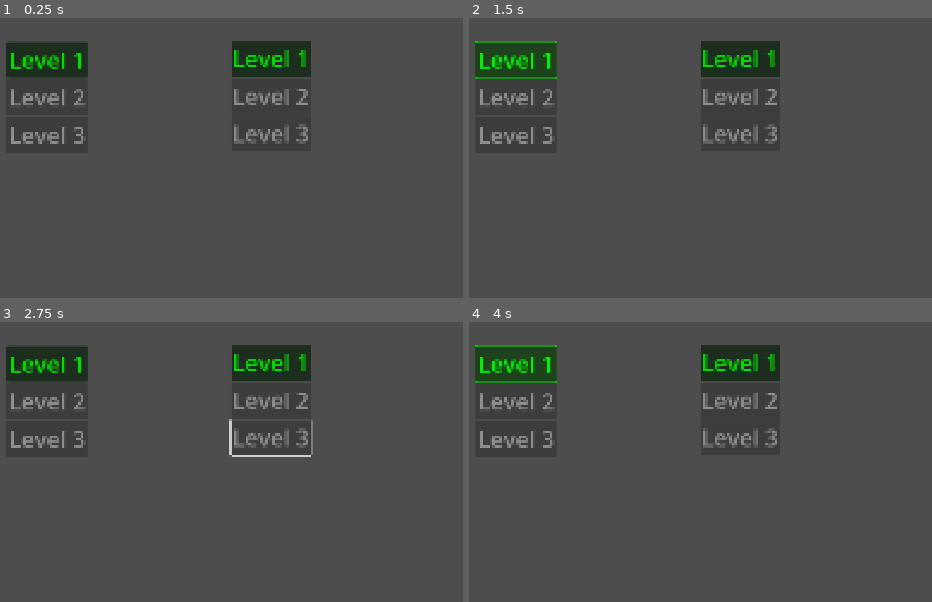
Above: before the commit, frames 1-4 (two rows, left to right).
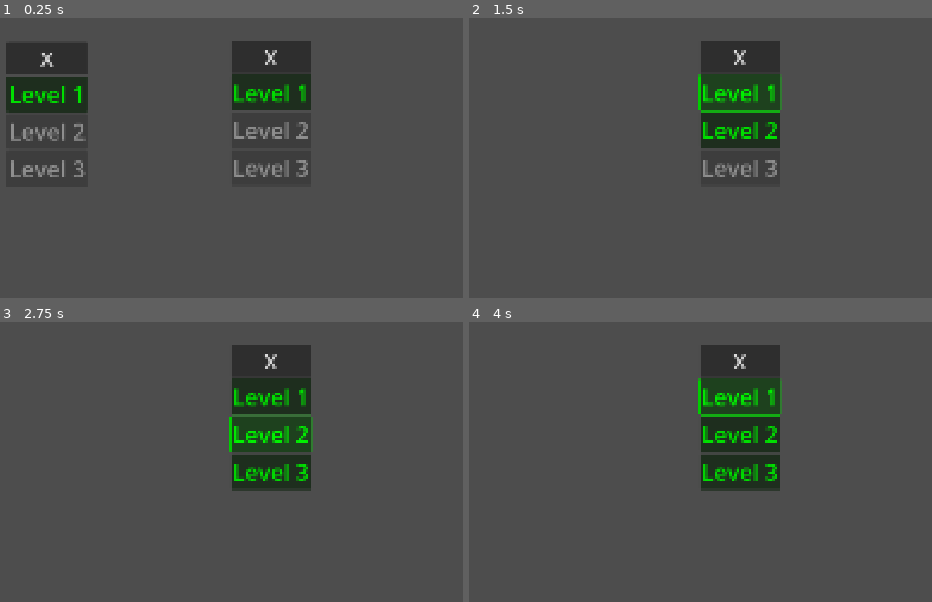
Above: after the commit, the same moments.

Repository: diablohumastudioadmin/multiple_ACS_test
Game: Godot game, scene res://screens/menu/menu.tscn
The game is run twice, just before and just after one commit, with the same random seed, the same clock (stepped at 60 frames per second) and the same inputs.
Inputs (mouse positions are in pixels of both pictures, inside the frame that each line leads up to):
- Up to frame 1 (0.25 s): no input
- Up to frame 2 (1.5 s): click (515, 57) at 0.5 s, where only the run after the commit has a clickable "X"; click "Level 1" at 1.25 s
- Up to frame 3 (2.75 s): click (268, 434) at 2 s, where only the run after the commit has a clickable "Level 2"
- Up to frame 4 (4 s): click (737, 470) at 2.75 s, where only the run after the commit has a clickable "Level 3"; click "Level 1" at 3.5 s

The runs differ from the first frame. In frame 1, 7.0% of the frame differs, in the area x 1-68%, y 11-57%; in frame 2, 8.4%; in frame 3, 10%; in frame 4, 10%, in the area x 1-68%, y 8-61%.
Error in both runs: Assertion failed: Could not open folder (res://global_systems/action_condition_system/action_condition_system.gd:58)

Commit message:
some changes for testing it works with dinamically created popups

Diff:
--- a/screens/menu/levels_popup/levels_popup.tscn
+++ b/screens/menu/levels_popup/levels_popup.tscn
@@ -1,27 +1,63 @@
-[gd_scene load_steps=6 format=3 uid="uid://c5ybupdqicsaj"]
+[gd_scene load_steps=10 format=3 uid="uid://c5ybupdqicsaj"]
 
 [ext_resource type="PackedScene" uid="uid://b00o2is2n3lgw" path="res://screens/menu/level_btn/level_btn.tscn" id="1_07onf"]
 [ext_resource type="Script" uid="uid://d1w4fuwiterke" path="res://screens/menu/levels_popup/levels_popup.gd" id="1_sr812"]
-[ext_resource type="Resource" uid="uid://bdbt5336jku6o" path="res://data/levels/data/level_1.tres" id="2_xuol8"]
-[ext_resource type="Resource" uid="uid://ofkhjt3r1xn7" path="res://data/levels/data/level_2.tres" id="3_0550l"]
-[ext_resource type="Resource" uid="uid://dh7tcrger86mu" path="res://data/levels/data/level_3.tres" id="4_18nnc"]
+[ext_resource type="Script" uid="uid://cwloi44j6wk48" path="res://data/levels/model/level.gd" id="3_32prg"]
+[ext_resource type="Script" uid="uid://c3q5a38d6bh20" path="res://global_systems/action_condition_system/condition.gd" id="4_a3bgv"]
+[ext_resource type="Resource" uid="uid://bl4k2rf85lore" path="res://global_systems/action_condition_system/conditions/data/cond_buyed_level_lvl_1.tres" id="5_p4q6b"]
+[ext_resource type="Resource" uid="uid://dpej73mom1lk" path="res://global_systems/action_condition_system/conditions/data/cond_buyed_level_lvl_2.tres" id="6_n6p1u"]
+
+[sub_resource type="Resource" id="Resource_uxv2k"]
+script = ExtResource("3_32prg")
+id = "Lvl1"
+level_name = "Level 1"
+unlock_conditions = Array[ExtResource("4_a3bgv")]([])
+unlocked_by_default = true
+metadata/_custom_type_script = "uid://cwloi44j6wk48"
+
+[sub_resource type="Resource" id="Resource_6fc8m"]
+script = ExtResource("3_32prg")
+id = "Lvl2"
+level_name = "Level 2"
+unlock_conditions = Array[ExtResource("4_a3bgv")]([ExtResource("5_p4q6b")])
+unlocked_by_default = false
+metadata/_custom_type_script = "uid://cwloi44j6wk48"
+
+[sub_resource type="Resource" id="Resource_lvhgl"]
+script = ExtResource("3_32prg")
+id = "Lvl3"
+level_name = "Level 3"
+unlock_conditions = Array[ExtResource("4_a3bgv")]([ExtResource("6_n6p1u")])
+unlocked_by_default = false
+metadata/_custom_type_script = "uid://cwloi44j6wk48"
 
 [node name="LevelsPopUP" type="VBoxContainer"]
 offset_right = 192.0
 offset_bottom = 260.0
 script = ExtResource("1_sr812")
 
-[node name="LevelBtn" parent="." instance=ExtResource("1_07onf")]
+[node name="CloseBtn" type="Button" parent="."]
+layout_mode = 2
+theme_override_font_sizes/font_size = 50
+text = "X"
+
+[node name="LevelBtnsContainer" type="VBoxContainer" parent="."]
+unique_name_in_owner = true
+layout_mode = 2
+
+[node name="LevelBtn" parent="LevelBtnsContainer" instance=ExtResource("1_07onf")]
 layout_mode = 2
 text = "Level 1"
-level = ExtResource("2_xuol8")
+level = SubResource("Resource_uxv2k")
 
-[node name="LevelBtn2" parent="." instance=ExtResource("1_07onf")]
+[node name="LevelBtn2" parent="LevelBtnsContainer" instance=ExtResource("1_07onf")]
 layout_mode = 2
 text = "Level 2"
-level = ExtResource("3_0550l")
+level = SubResource("Resource_6fc8m")
 
-[node name="LevelBtn3" parent="." instance=ExtResource("1_07onf")]
+[node name="LevelBtn3" parent="LevelBtnsContainer" instance=ExtResource("1_07onf")]
 layout_mode = 2
 text = "Level 3"
-level = ExtResource("4_18nnc")
+level = SubResource("Resource_lvhgl")
+
+[connection signal="pressed" from="CloseBtn" to="." method="_on_close_btn_pressed"]
--- /dev/null
+++ b/screens/menu/menu.gd
@@ -0,0 +1,8 @@
+extends Control
+
+func _gui_input(event: InputEvent) -> void:
+	if event is InputEventMouseButton and event.is_pressed():
+		var new_popup_pos: Vector2 = event.global_position
+		var new_popup: LevelsPopup = load("res://screens/menu/levels_popup/levels_popup.tscn").instantiate()
+		new_popup.global_position = new_popup_pos
+		add_child(new_popup)
--- a/screens/menu/menu.tscn
+++ b/screens/menu/menu.tscn
@@ -1,6 +1,7 @@
-[gd_scene load_steps=2 format=3 uid="uid://b4ugdqifiasoe"]
+[gd_scene load_steps=3 format=3 uid="uid://b4ugdqifiasoe"]
 
 [ext_resource type="PackedScene" uid="uid://c5ybupdqicsaj" path="res://screens/menu/levels_popup/levels_popup.tscn" id="1_07onf"]
+[ext_resource type="Script" uid="uid://df3ouxg2y2k4n" path="res://screens/menu/menu.gd" id="1_kk6u3"]
 
 [node name="Menu" type="Control"]
 layout_mode = 3
@@ -9,6 +10,7 @@
 anchor_bottom = 1.0
 grow_horizontal = 2
 grow_vertical = 2
+script = ExtResource("1_kk6u3")
 
 [node name="LevelsPopUP" parent="." instance=ExtResource("1_07onf")]
 layout_mode = 0
Not shown, added: screens/menu/menu.gd.uid
